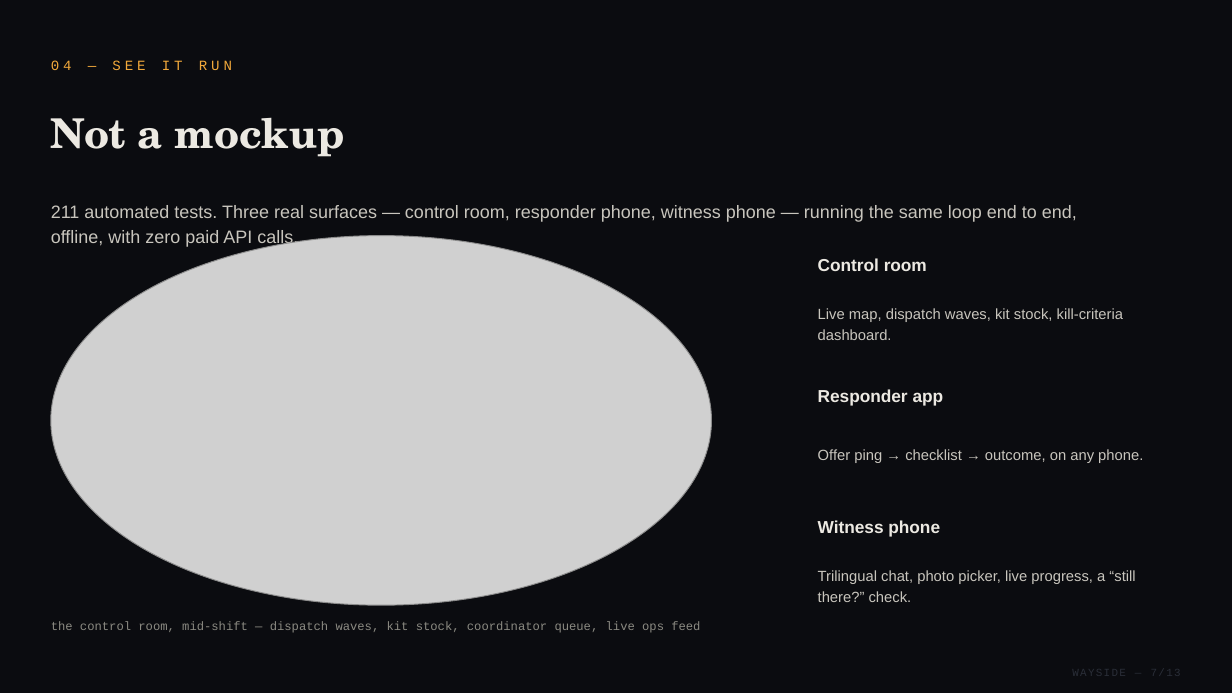
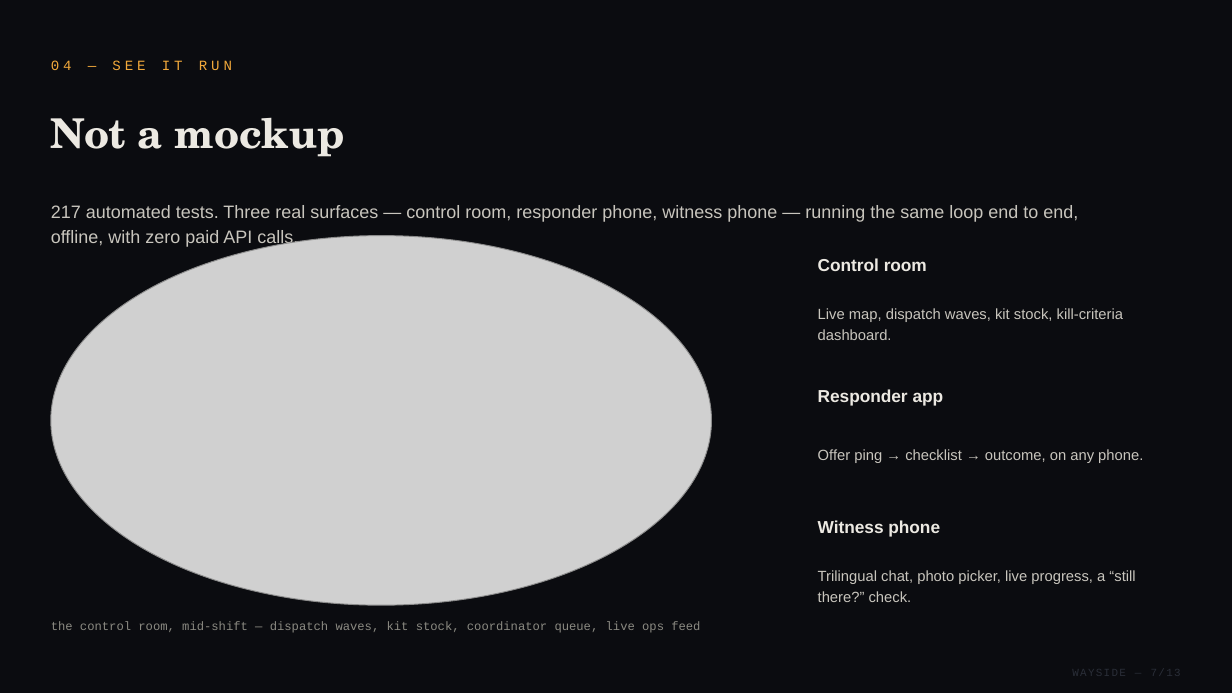
Before and after one commit to Rustom1234/register, a slide deck: slide 7 of research/pitch/wayside-kxic-pitch.pptx. Drawn at 1232x693 pixels with LibreOffice and Linux fonts; fonts in the diff are those of the drawing; grey boxes stand for pictures. Boxes give left, top, right and bottom in pixels: in the first picture for what was removed or moved away, otherwise in the second. Text is boxed around its words. In the diff, an @@ line names an element or a change of style, - is before the commit and + after.

```diff
--- a/research/pitch/wayside-kxic-pitch.pptx
+++ b/research/pitch/wayside-kxic-pitch.pptx
@@ text at [51, 205, 1078, 248]: text changed @@
-211 automated tests. Three real surfaces — control room, responder phone, witness phone — running the same loop end to end, offline, with zero paid API calls.
+217 automated tests. Three real surfaces — control room, responder phone, witness phone — running the same loop end to end, offline, with zero paid API calls.
```
Also in this commit, not shown: 2 other slides changed, 17 other files.
